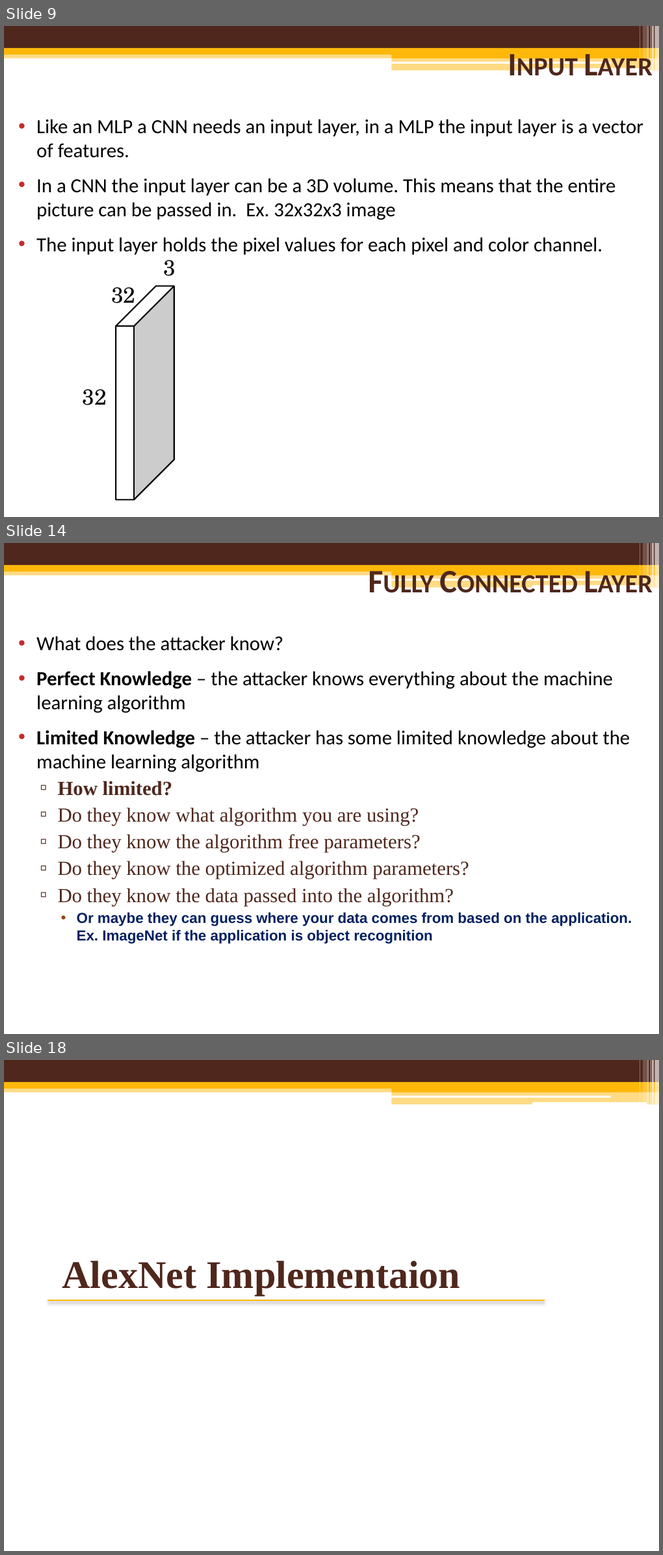
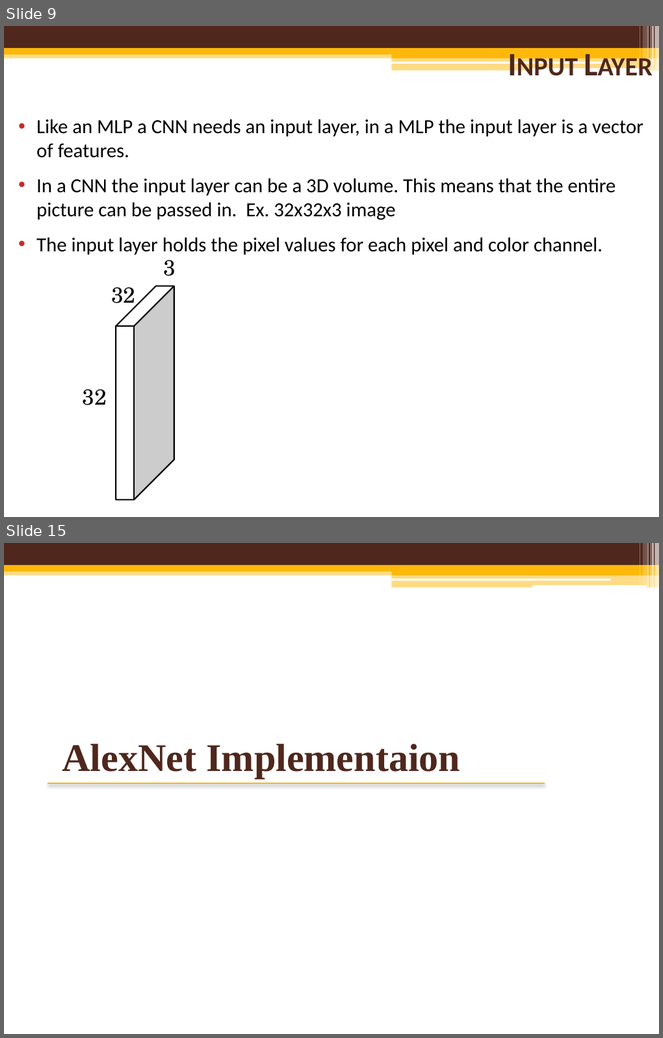
Before and after one commit to mcguires5/MachineLearning1, a slide deck: ConvolutionNeuralNetwork.pptx. Shown one above the other, each under a label of ours: slides 9, 14 and 18 before the commit, slides 9 and 15 after it; the slides between them are not shown. The pictures are 663x1555 and 663x1038 pixels, drawn with LibreOffice and Linux fonts; fonts in the diff are those of the drawing; background and template pictures are left out. Boxes give left, top, right and bottom in pixels: in the first picture for what was removed or moved away, otherwise in the second. Text is boxed around its words. In the diff, an @@ line names an element or a change of style, - is before the commit and + after.

```diff
--- a/ConvolutionNeuralNetwork.pptx
+++ b/ConvolutionNeuralNetwork.pptx
@@ slide 14 removed at [4,543,659,1034], background picture (left out); not listed: 13 template elements that a slide beside it also shows @@
@@ title removed at [70,562,659,598] @@
-Fully Connected Layer
@@ text removed at [36,636,632,944] @@
-• What does the attacker know?
-• Perfect Knowledge – the attacker knows everything about the machine learning algorithm
-• Limited Knowledge – the attacker has some limited knowledge about the machine learning algorithm
-  ▫ How limited?
-  ▫ Do they know what algorithm you are using?
-  ▫ Do they know the algorithm free parameters?
-  ▫ Do they know the optimized algorithm parameters?
-  ▫ Do they know the data passed into the algorithm?
-    • Or maybe they can guess where your data comes from based on the application. Ex. ImageNet if the application is object recognition
@@ what was slide 18 is now slide 15 @@
```
Also in this commit, not shown: 8 slides changed, 3 slides added, 3 other slides removed.
